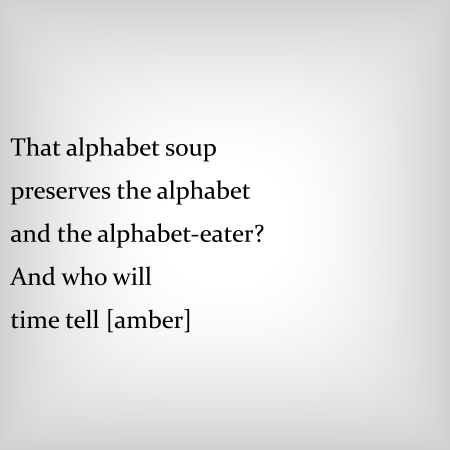
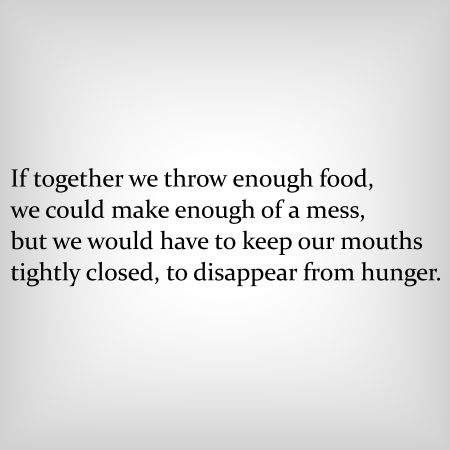
Layer changes from the first w=450, h=450 image to the second:
painted on "Paint Layer 1" over (9, 137, 440, 333)
